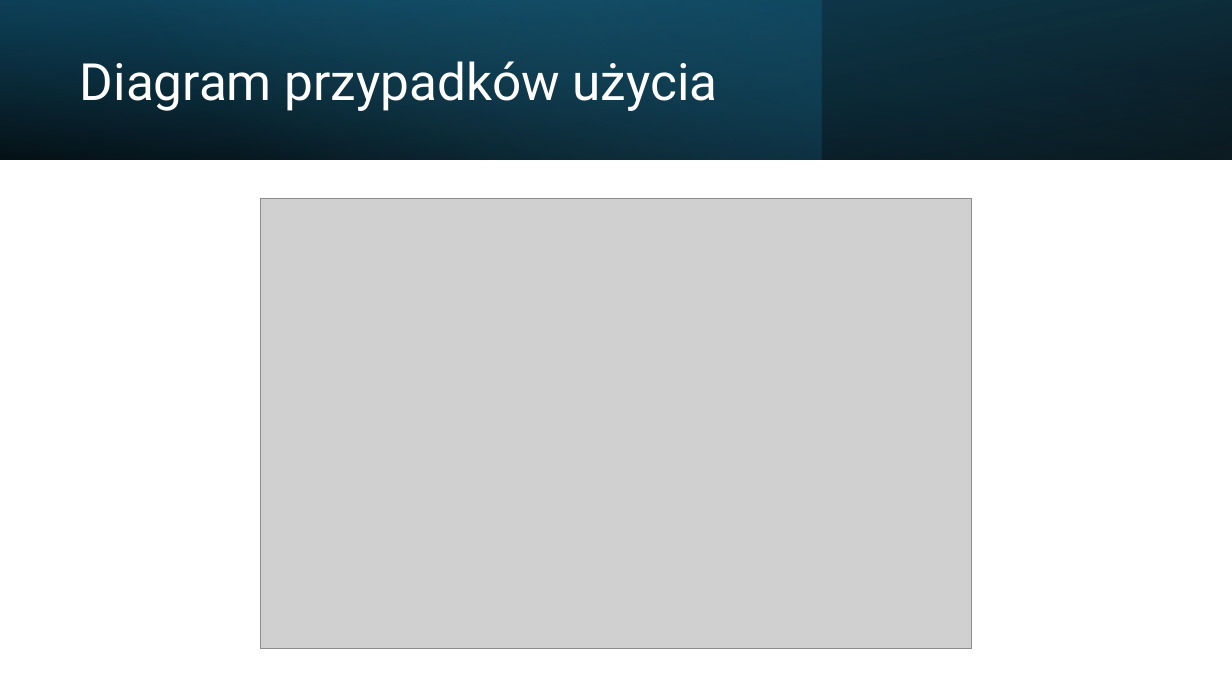
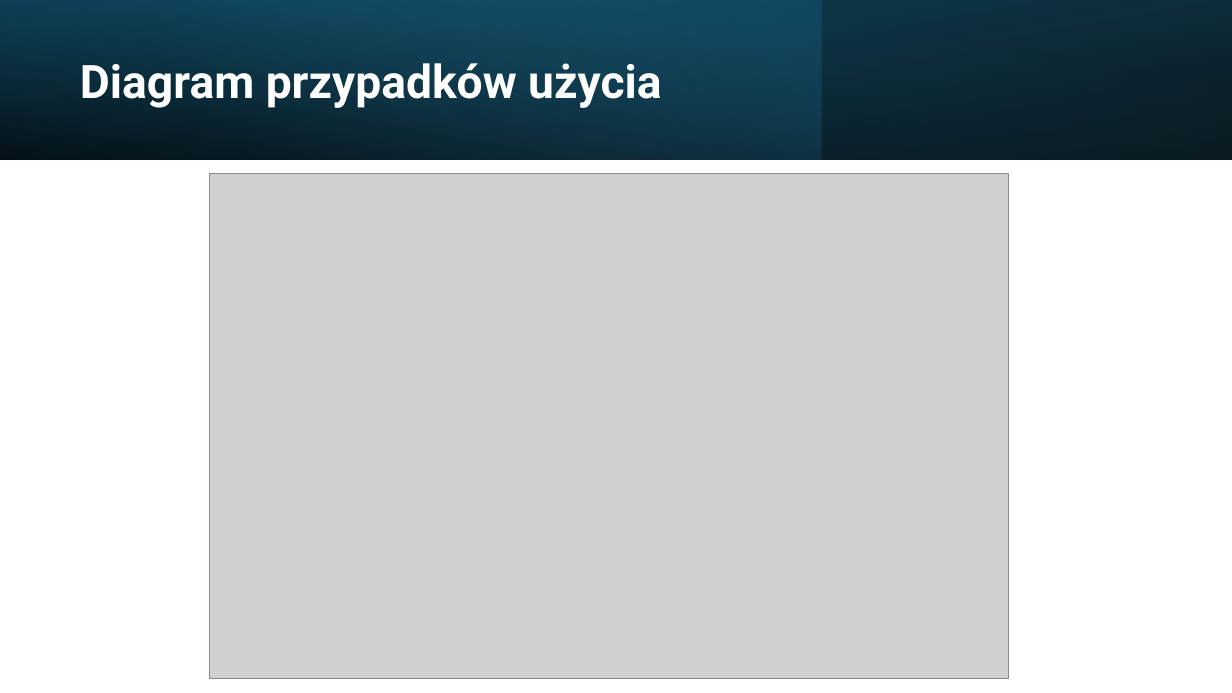
Before and after one commit to oliwiaglodek/MuzeumWPF, a slide deck: slide 13 of Prezentacja na obronę.pptx. Drawn at 1232x693 pixels with LibreOffice and Linux fonts; fonts in the diff are those of the drawing; grey boxes stand for pictures. Boxes give left, top, right and bottom in pixels: in the first picture for what was removed or moved away, otherwise in the second. Text is boxed around its words. In the diff, an @@ line names an element or a change of style, - is before the commit and + after.

```diff
--- a/Prezentacja na obronę.pptx
+++ b/Prezentacja na obronę.pptx
@@ title "Diagram przypadków użycia" at (80,63,661,108): size 40 to 36 pt, bold on @@
@@ picture: place and size @@
-picture at (261,199,972,649)
+picture at (210,174,1009,679)
```
Also in this commit, not shown: 20 other slides changed, 1 other file.
